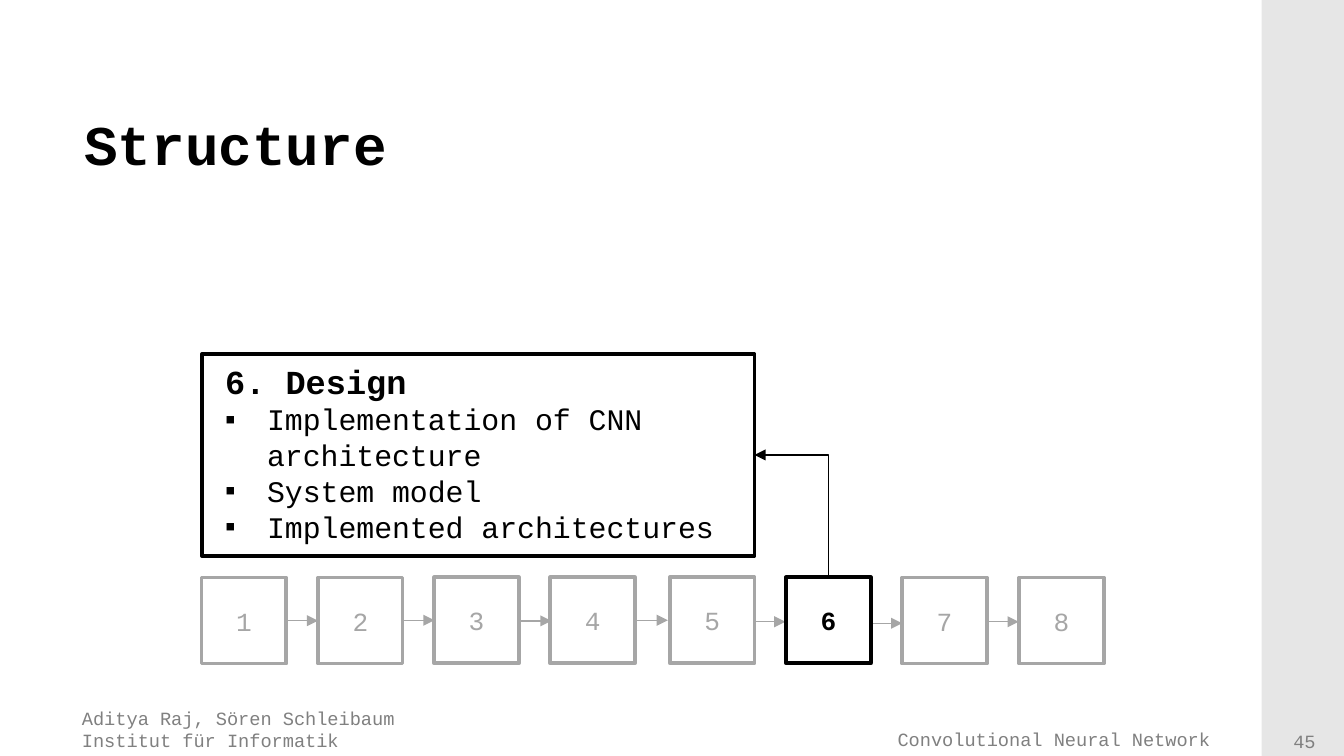
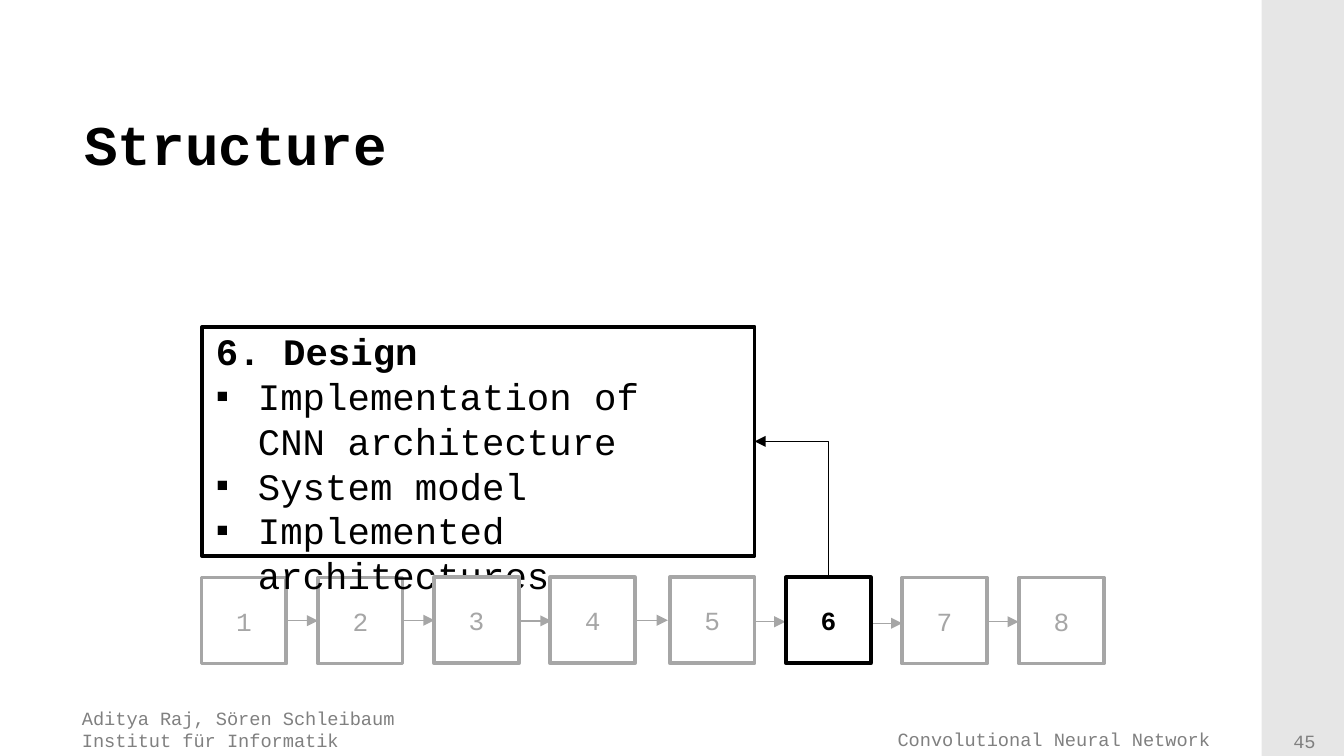
Before and after one commit to adityaraj52/ConvNet, a slide deck: slide 45 of Presentation/Final presentation/Presentation.pptx. Drawn at 1344x756 pixels with LibreOffice and Linux fonts; fonts in the diff are those of the drawing; background and template pictures are left out. Boxes give left, top, right and bottom in pixels: in the first picture for what was removed or moved away, otherwise in the second. Text is boxed around its words. In the diff, an @@ line names an element or a change of style, - is before the commit and + after.

Commit message:
Pretified design.

```diff
--- a/Presentation/Final presentation/Presentation.pptx
+++ b/Presentation/Final presentation/Presentation.pptx
@@ rectangle: place and size @@
-rectangle at (202,353,754,555)
+rectangle at (202,327,754,555)
@@ text "6. Design": place and size @@
-text "6. Design" at (225,369,713,545)
+text "6. Design" at (216,339,639,555)
@@ text "6. Design" at (216,339,639,555): size 18 to 20 pt in "6. Design"; size 16 to 20 pt in "Implementation of CNN architecture", "System model", "Implemented architectures" @@
@@ elbow arrow moved from (828, 578) - (754, 456) to (828, 578) - (754, 442) @@
```
Also in this commit, not shown: 42 other slides changed, 5 slides added, 1 other file.
